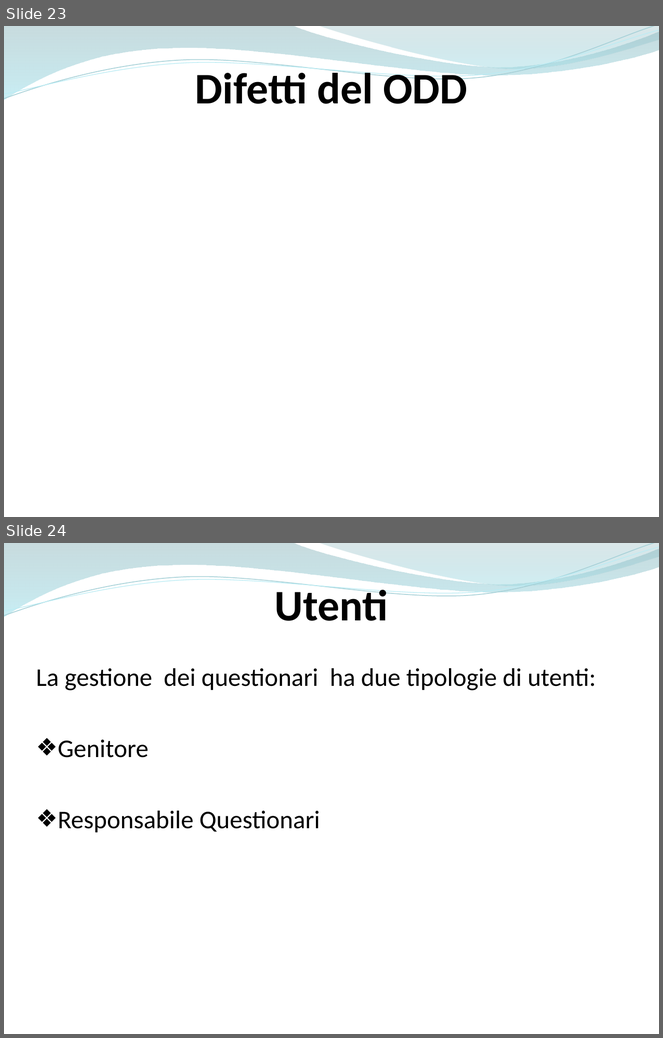
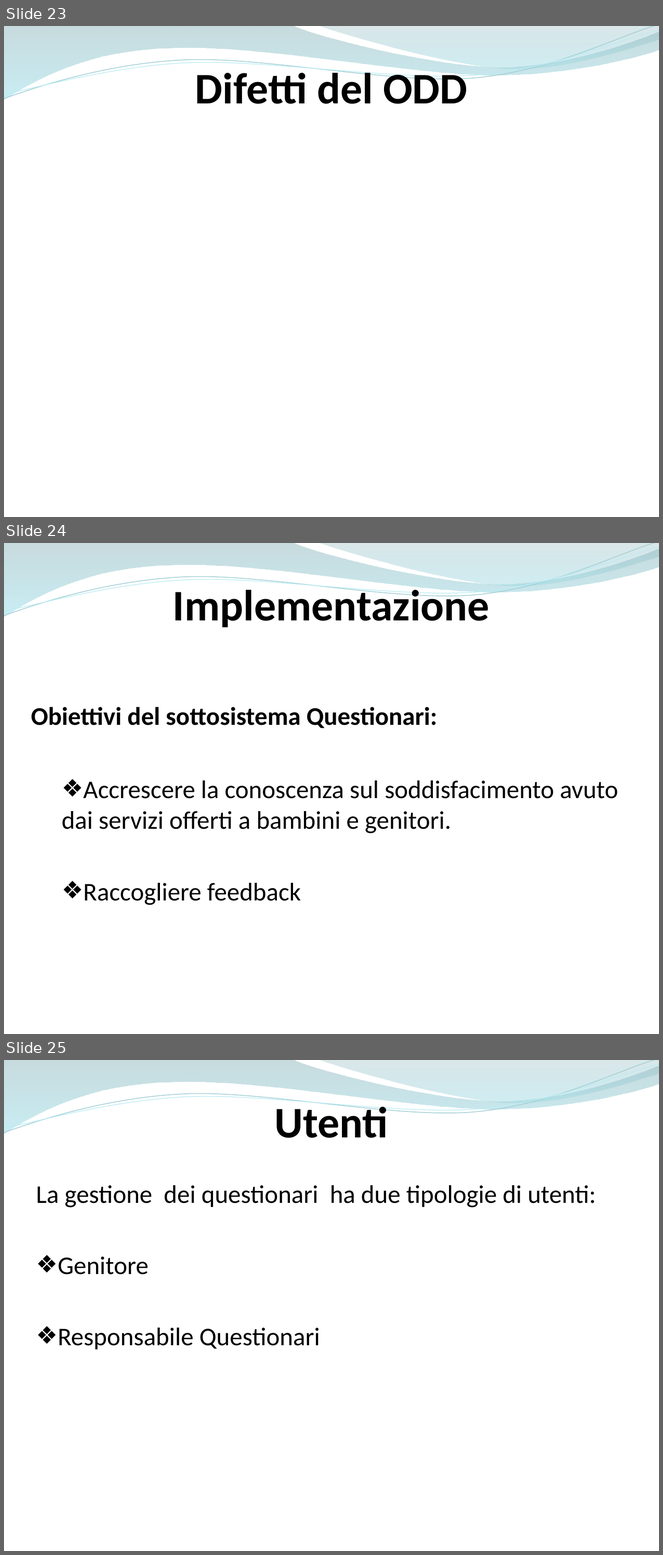
Before and after one commit to ammirate/at-silo, a slide deck: Presentazione/Atsilo3/Atsilo_H_PresentazioneFinale.pptx. Shown one above the other, each under a label of ours: slides 23 and 24 before the commit, slides 23, 24 and 25 after it. The pictures are 663x1038 and 663x1555 pixels, drawn with LibreOffice and Linux fonts; fonts in the diff are those of the drawing; background and template pictures are left out. Boxes give left, top, right and bottom in pixels: in the first picture for what was removed or moved away, otherwise in the second. Text is boxed around its words. In the diff, an @@ line names an element or a change of style, - is before the commit and + after.

Commit message:
[WR 3] slide implementazione mancante

```diff
--- a/Presentazione/Atsilo3/Atsilo_H_PresentazioneFinale.pptx
+++ b/Presentazione/Atsilo3/Atsilo_H_PresentazioneFinale.pptx
@@ slide 24 added at (4,543,659,1034), background #FFFFFF; not listed: 4 template elements that a slide beside it also shows @@
@@ text added at (173,584,490,628), 48 pt, text #000000, bold @@
+Implementazione
@@ text added at (31,707,438,728), 28 pt, text #000000, bold @@
+Obiettivi del sottosistema Questionari:
@@ text added at (62,781,618,905), 28 pt, text #000000 @@
+❖ Accrescere la conoscenza sul soddisfacimento avuto dai servizi offerti a bambini e genitori.
+❖ Raccogliere feedback
@@ what was slide 24 is now slide 25 @@
```
